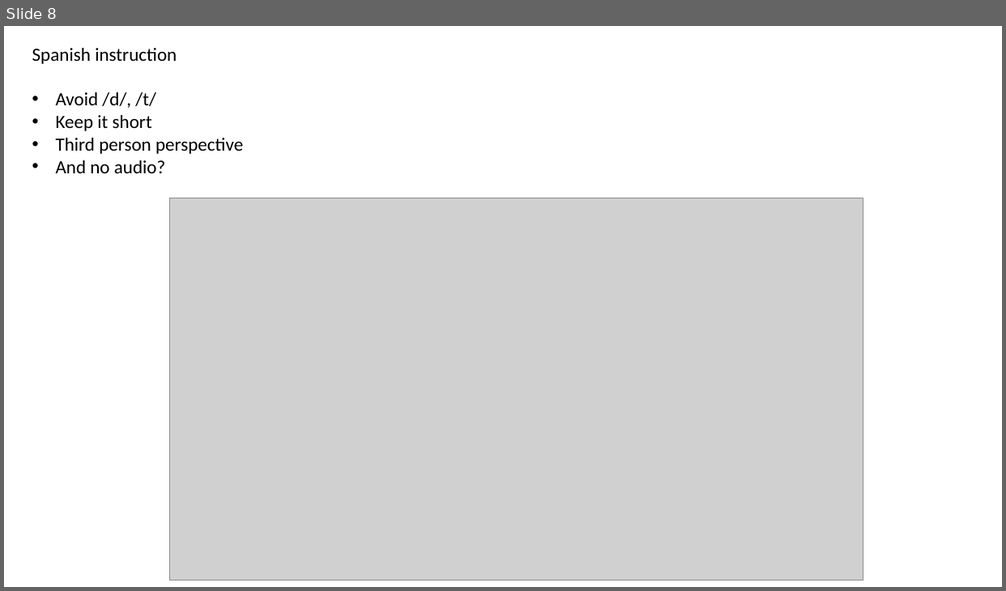
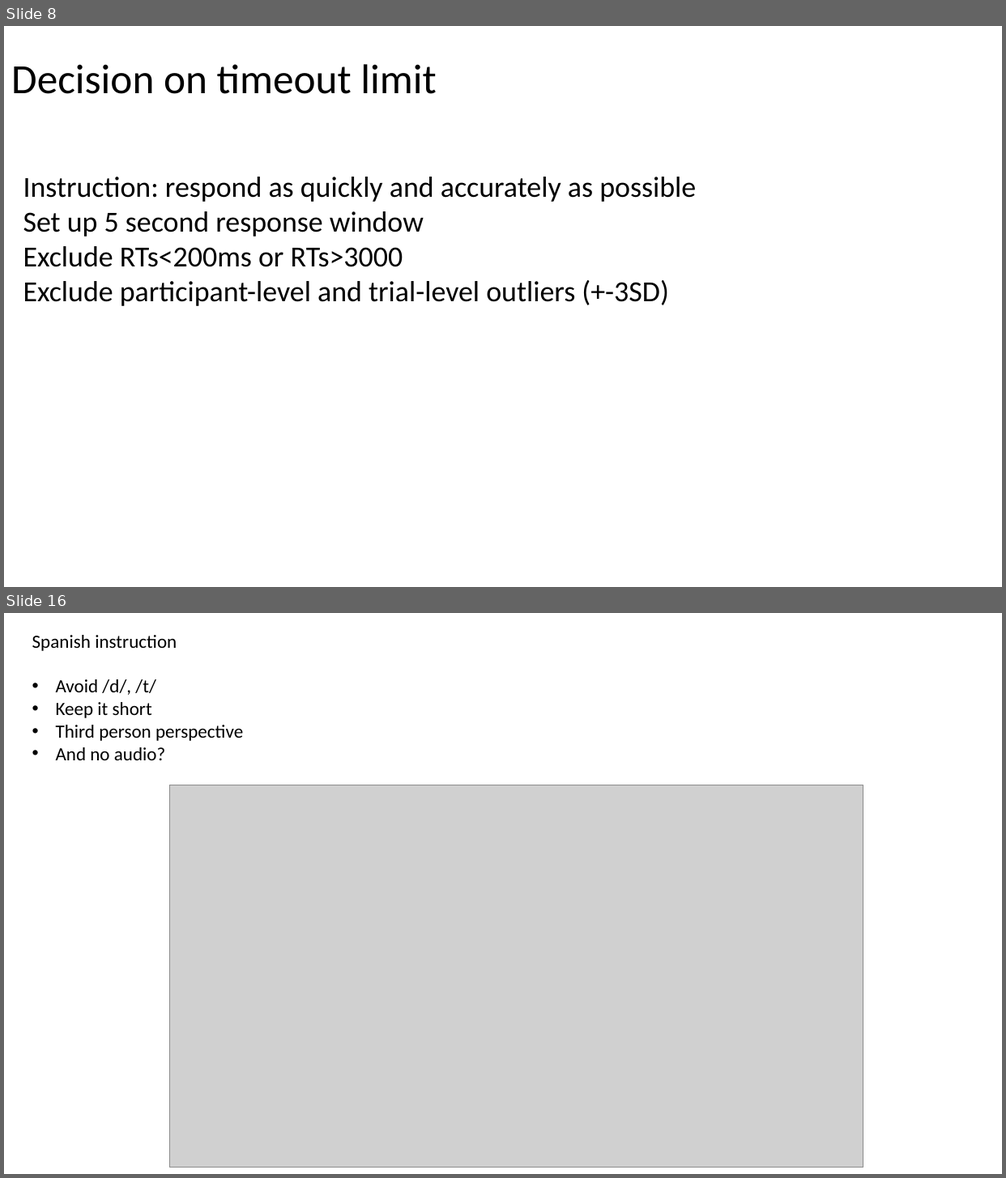
Before and after one commit to NanWang0221/Spanish-DL, a slide deck: progress-updates/20260609 updates.pptx. Shown one above the other, each under a label of ours: slide 8 before the commit, slides 8 and 16 after it; the slides between them are not shown. The pictures are 1006x591 and 1006x1178 pixels, drawn with LibreOffice and Linux fonts; fonts in the diff are those of the drawing; grey boxes stand for pictures. Boxes give left, top, right and bottom in pixels: in the first picture for what was removed or moved away, otherwise in the second. Text is boxed around its words. In the diff, an @@ line names an element or a change of style, - is before the commit and + after.

```diff
--- a/progress-updates/20260609 updates.pptx
+++ b/progress-updates/20260609 updates.pptx
@@ slide 8 added at <box>4,26,1002,587</box>, background #FFFFFF @@
@@ title added at <box>11,64,436,94</box>, 40 pt, text #000000 @@
+Decision on timeout limit
@@ text added at <box>23,177,696,306</box>, 28 pt, text #000000 @@
+Instruction: respond as quickly and accurately as possible
+Set up 5 second response window
+Exclude RTs<200ms or RTs>3000
+Exclude participant-level and trial-level outliers (+-3SD)
@@ what was slide 8 is now slide 16 @@
```
Also in this commit, not shown: 7 other slides added, 21 other files.
